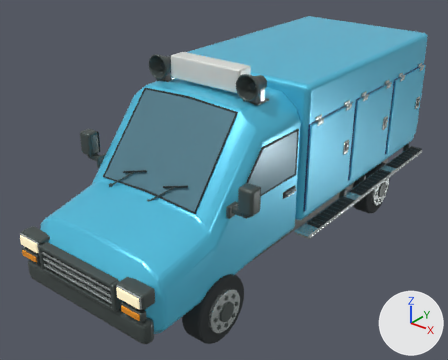
One commit to the Blender file source_blender/IceCreamVan.blend: the scene before it, then after it.
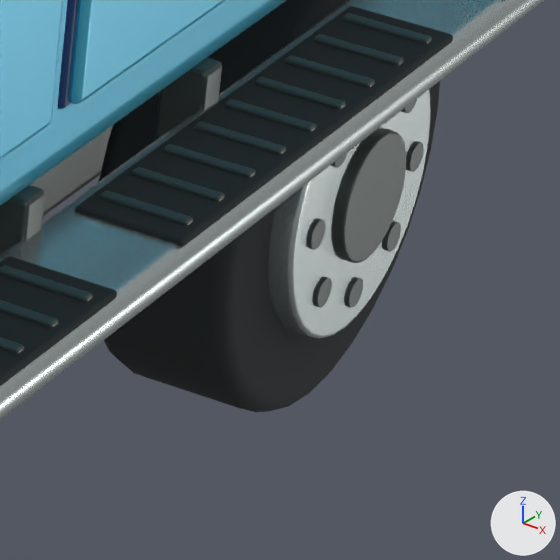
The first picture shows the older version from a 50 mm lens placed at (4.51, -6.28, 4.68), pointed at (-0.21, -0.38, 1.02). The close-ups show the older and then the newer version on the part from 76% to 90% of the width and 47% to 64% of the height of that picture. Only the edits that show in the close-ups are written down. The lights are fixed; the arrows at lower right show +X, +Y and +Z.

Script lines for the objects in view, before the commit:
```python
me_cube_167 = bpy.data.meshes.new('Cube.167')
me_cube_167.from_pydata(...)  # 96 vertices, 98 faces; spans x -0.0735..0.0735, y -0.011..0.011, z -0.006..0.006
me_cube_167.materials.append(mat_graphite_trim)  # dark grey #4d5755
me_cube_186 = bpy.data.meshes.new('Cube.186')
me_cube_186.from_pydata(...)  # 96 vertices, 98 faces; spans x -0.013..0.013, y -0.527..0.527, z -0.565..0.565
me_cube_186.materials.append(mat_glacier_blue_enamel)  # cyan #55c7e8
me_cylinder_071 = bpy.data.meshes.new('Cylinder.071')
me_cylinder_071.from_pydata(...)  # 192 vertices, 162 faces; spans x -0.115..0.115, y -0.115..0.115, z -0.018..0.018
me_cylinder_071.materials.append(mat_graphite_trim)  # dark grey #4d5755
ob_center_cap_003 = bpy.data.objects.new('Center cap.003', me_cylinder_071)
ob_center_cap_003.parent = ob_sjöstadsglass
ob_center_cap_003.location = (1.088, 1.85, 0.405)
ob_center_cap_003.rotation_euler = (0.0, 1.571, 0.0)  # degrees (0, 90, 0)
ob_freezer_hatch_003 = bpy.data.objects.new('Freezer hatch.003', me_cube_186)
ob_freezer_hatch_003.parent = ob_sjöstadsglass
ob_freezer_hatch_003.location = (1.088, 0.12, 1.56)
ob_step_grip_rib_043 = bpy.data.objects.new('Step grip rib.043', me_cube_167)
ob_step_grip_rib_043.parent = ob_sjöstadsglass
ob_step_grip_rib_043.location = (1.169, 1.556, 0.803)
# also in view: 'Step grip insert.003' at (1.17, 0.12, 0.79); 'Däck.003' at (0.91, 1.85, 0.41); 'Step grip rib.037' at (1.17, 0.94, 0.8); 'Chassis' at (0.0, 0.0, 0.54); 'Freezer body' at (0.0, 1.25, 1.72)
```
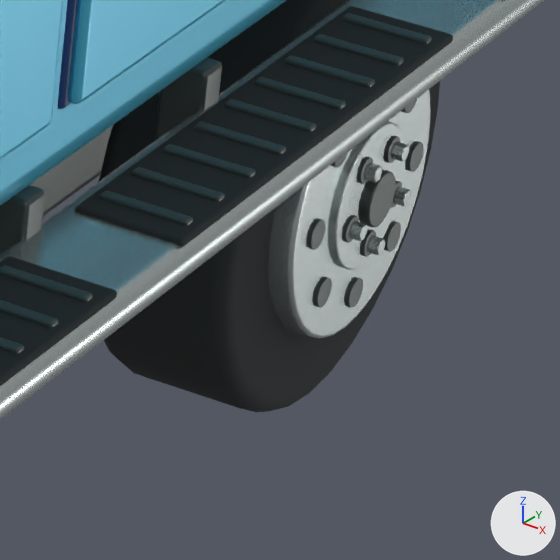
Changed parts and their boxes [x1, y1, x2, y2] in the close-ups (560 x 560 px):
'Center cap.003', moved, rescaled (50% narrower, 57% shorter): before [331, 128, 406, 263]; after [358, 169, 395, 227]
'Wheel centre dish.003', added: after [328, 121, 406, 270]
'Wheel lug nut.019', added: after [363, 163, 382, 183]
'Wheel lug nut.018', added: after [348, 221, 367, 241]
'Wheel lug nut.015', added: after [390, 142, 409, 161]
'Wheel lug nut.017', added: after [367, 236, 385, 255]
'Wheel lug nut.016', added: after [393, 187, 411, 206]
'Wheel bolt seat.019', added: after [356, 156, 373, 184]
'Wheel bolt seat.015', added: after [384, 135, 400, 163]
'Wheel bolt seat.018', added: after [342, 215, 358, 243]
'Wheel bolt seat.017', added: after [360, 229, 376, 257]

Edits to the bpy script that builds the scene:
```text
Change me_cylinder_071:
    used by ob_center_cap_003; parent = ob_sjöstadsglass; location = (1.088, 1.85, 0.405); rotation_euler = (0.0, 1.571, 0.0), in degrees (0, 90, 0)
    remove me_cylinder_071.from_pydata(...)  # 192 vertices, 162 faces; spans x -0.115..0.115, y -0.115..0.115, z -0.018..0.018
    add me_cylinder_071.from_pydata(...)  # 192 vertices, 162 faces; spans x -0.049..0.049, y -0.049..0.049, z -0.014..0.014
    me_cylinder_071 part 1: the whole mesh is scaled about its middle by (0.42, 0.42, 0.8)
Change ob_center_cap_003:
    ob_center_cap_003.location: (1.088, 1.85, 0.405) -> (1.104, 1.85, 0.405)
Add ob_wheel_lug_nut_019:
    ob_wheel_lug_nut_019 = bpy.data.objects.new('Wheel lug nut.019', me_cylinder_115)  # 84 vertices, 80 faces; spans x -0.013..0.013, y -0.0147..0.0147, z -0.0125..0.0125; in mat_brushed_equipment_metal (light grey #c4cdcb)
    ob_wheel_lug_nut_019.parent = ob_sjöstadsglass
    ob_wheel_lug_nut_019.location = (1.114, 1.799, 0.475)
    ob_wheel_lug_nut_019.rotation_euler = (0.0, 1.571, 0.0)  # degrees (0, 90, 0)
Add ob_wheel_bolt_seat_019:
    ob_wheel_bolt_seat_019 = bpy.data.objects.new('Wheel bolt seat.019', me_cylinder_114)  # 192 vertices, 162 faces; spans x -0.023..0.023, y -0.023..0.023, z -0.006..0.006; in mat_graphite_trim (dark grey #4d5755)
    ob_wheel_bolt_seat_019.parent = ob_sjöstadsglass
    ob_wheel_bolt_seat_019.location = (1.1, 1.799, 0.475)
    ob_wheel_bolt_seat_019.rotation_euler = (0.0, 1.571, 0.0)  # degrees (0, 90, 0)
Add ob_wheel_lug_nut_018:
    ob_wheel_lug_nut_018 = bpy.data.objects.new('Wheel lug nut.018', me_cylinder_113)  # 84 vertices, 80 faces; spans x -0.013..0.013, y -0.0147..0.0147, z -0.0125..0.0125; in mat_brushed_equipment_metal (light grey #c4cdcb)
    ob_wheel_lug_nut_018.parent = ob_sjöstadsglass
    ob_wheel_lug_nut_018.location = (1.114, 1.768, 0.378)
    ob_wheel_lug_nut_018.rotation_euler = (0.0, 1.571, 0.0)  # degrees (0, 90, 0)
Add ob_wheel_bolt_seat_018:
    ob_wheel_bolt_seat_018 = bpy.data.objects.new('Wheel bolt seat.018', me_cylinder_112)  # 192 vertices, 162 faces; spans x -0.023..0.023, y -0.023..0.023, z -0.006..0.006; in mat_graphite_trim (dark grey #4d5755)
    ob_wheel_bolt_seat_018.parent = ob_sjöstadsglass
    ob_wheel_bolt_seat_018.location = (1.1, 1.768, 0.378)
    ob_wheel_bolt_seat_018.rotation_euler = (0.0, 1.571, 0.0)  # degrees (0, 90, 0)
Add ob_wheel_lug_nut_017:
    ob_wheel_lug_nut_017 = bpy.data.objects.new('Wheel lug nut.017', me_cylinder_115.copy())
    ob_wheel_lug_nut_017.parent = ob_sjöstadsglass
    ob_wheel_lug_nut_017.location = (1.114, 1.85, 0.319)
    ob_wheel_lug_nut_017.rotation_euler = (0.0, 1.571, 0.0)  # degrees (0, 90, 0)
Add ob_wheel_bolt_seat_017:
    ob_wheel_bolt_seat_017 = bpy.data.objects.new('Wheel bolt seat.017', me_cylinder_110)  # 192 vertices, 162 faces; spans x -0.023..0.023, y -0.023..0.023, z -0.006..0.006; in mat_graphite_trim (dark grey #4d5755)
    ob_wheel_bolt_seat_017.parent = ob_sjöstadsglass
    ob_wheel_bolt_seat_017.location = (1.1, 1.85, 0.319)
    ob_wheel_bolt_seat_017.rotation_euler = (0.0, 1.571, 0.0)  # degrees (0, 90, 0)
Add ob_wheel_lug_nut_016:
    ob_wheel_lug_nut_016 = bpy.data.objects.new('Wheel lug nut.016', me_cylinder_109_1)  # 84 vertices, 80 faces; spans x -0.013..0.013, y -0.0147..0.0147, z -0.0125..0.0125; in mat_brushed_equipment_metal (light grey #c4cdcb)
    ob_wheel_lug_nut_016.parent = ob_sjöstadsglass
    ob_wheel_lug_nut_016.location = (1.114, 1.932, 0.378)
    ob_wheel_lug_nut_016.rotation_euler = (0.0, 1.571, 0.0)  # degrees (0, 90, 0)
Add ob_wheel_lug_nut_015:
    ob_wheel_lug_nut_015 = bpy.data.objects.new('Wheel lug nut.015', me_cylinder_115.copy())
    ob_wheel_lug_nut_015.parent = ob_sjöstadsglass
    ob_wheel_lug_nut_015.location = (1.114, 1.901, 0.475)
    ob_wheel_lug_nut_015.rotation_euler = (0.0, 1.571, 0.0)  # degrees (0, 90, 0)
Add ob_wheel_bolt_seat_015:
    ob_wheel_bolt_seat_015 = bpy.data.objects.new('Wheel bolt seat.015', me_cylinder_112.copy())
    ob_wheel_bolt_seat_015.parent = ob_sjöstadsglass
    ob_wheel_bolt_seat_015.location = (1.1, 1.901, 0.475)
    ob_wheel_bolt_seat_015.rotation_euler = (0.0, 1.571, 0.0)  # degrees (0, 90, 0)
Add ob_wheel_centre_dish_003:
    ob_wheel_centre_dish_003 = bpy.data.objects.new('Wheel centre dish.003', me_cylinder_104_1)  # 192 vertices, 162 faces; spans x -0.128..0.128, y -0.128..0.128, z -0.013..0.013; in mat_brushed_equipment_metal (light grey #c4cdcb)
    ob_wheel_centre_dish_003.parent = ob_sjöstadsglass
    ob_wheel_centre_dish_003.location = (1.085, 1.85, 0.405)
    ob_wheel_centre_dish_003.rotation_euler = (0.0, 1.571, 0.0)  # degrees (0, 90, 0)
```
